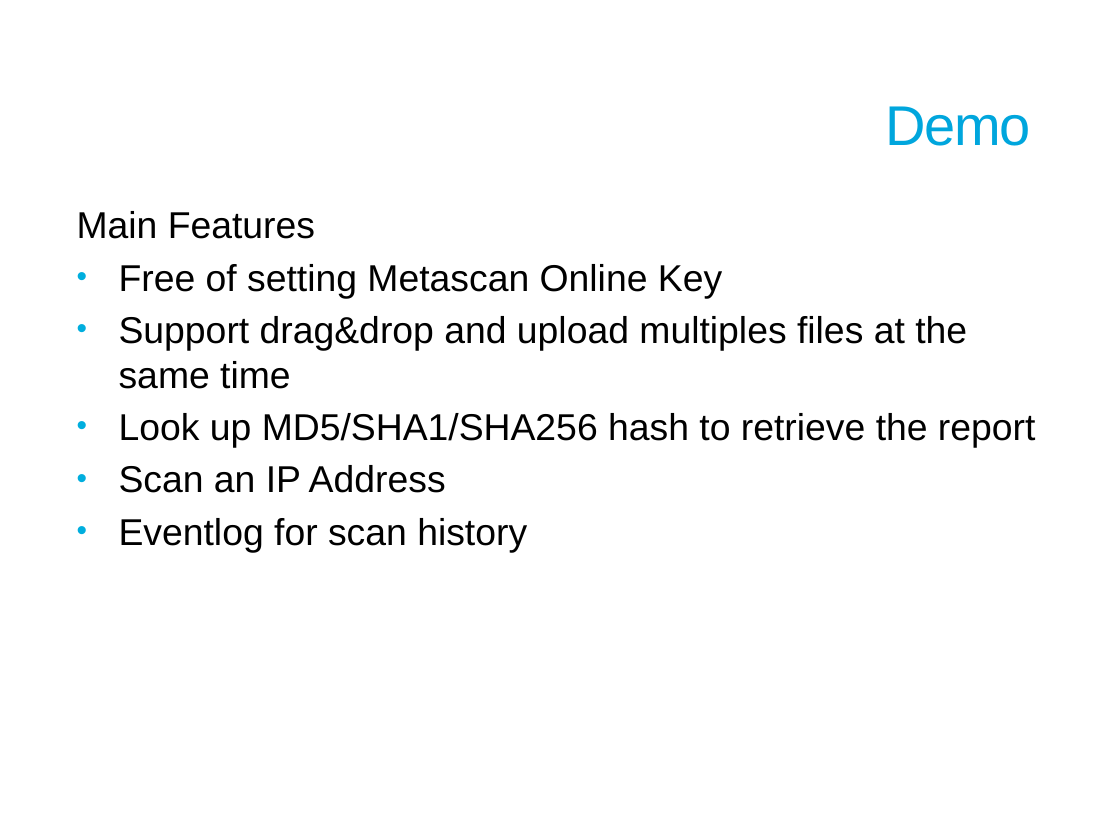
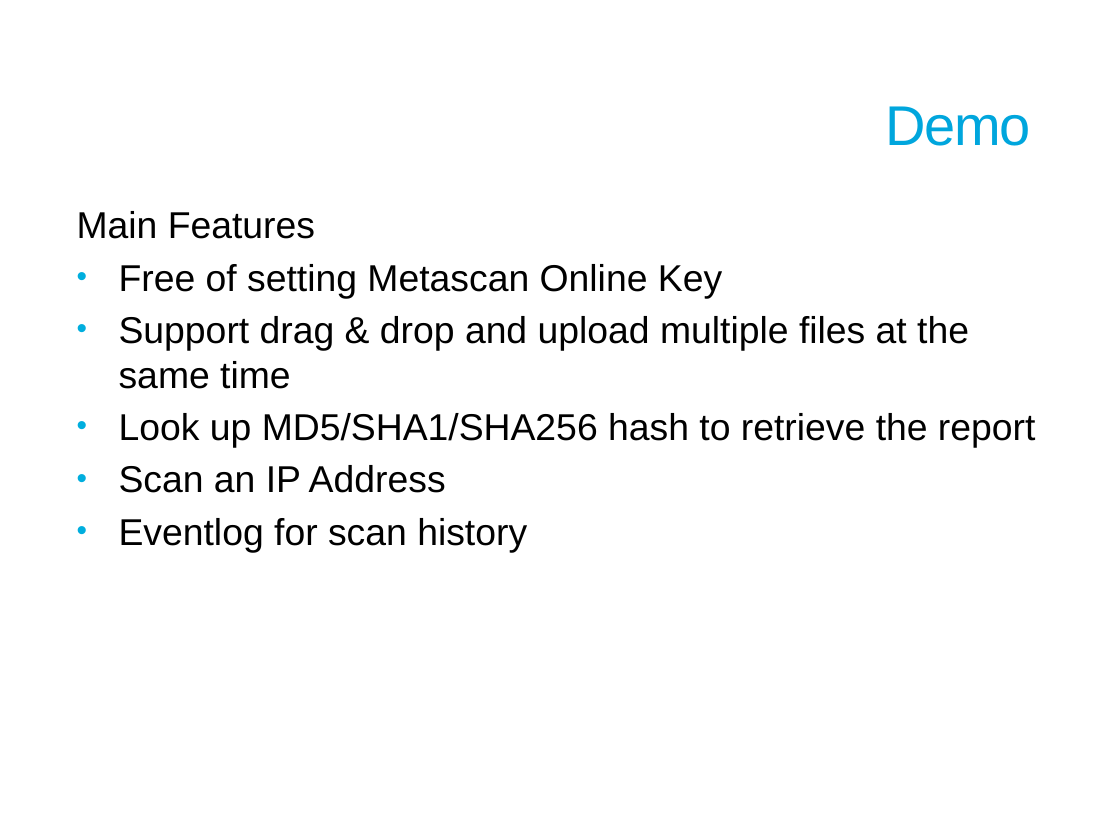
Before and after one commit to opswatgears/innovation2014_topic1, a slide deck: slide 9 of Documentation/Metascan Uploader.pptx. Drawn at 1120x840 pixels with LibreOffice and Linux fonts; fonts in the diff are those of the drawing; background and template pictures are left out. Boxes give left, top, right and bottom in pixels: in the first picture for what was removed or moved away, otherwise in the second. Text is boxed around its words. In the diff, an @@ line names an element or a change of style, - is before the commit and + after.

Commit message:
Update doc

```diff
--- a/Documentation/Metascan Uploader.pptx
+++ b/Documentation/Metascan Uploader.pptx
@@ text at bbox=[119, 316, 969, 389]: text changed @@
-• Support drag&drop and upload multiples files at the same time
+• Support drag & drop and upload multiple files at the same time
```
Also in this commit, not shown: 4 other slides changed.
